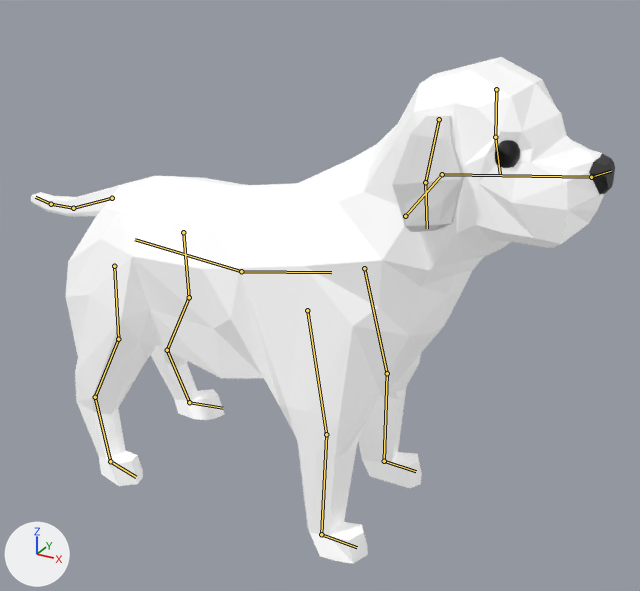
The Blender file Content/Assets/Umbrella/dog_05.blend as it was, and as the next commit left it.
Camera for both pictures: a camera (50 mm lens) standing at (3.21, -3.66, 2.53) and looking at (1.12, 0.13, 0.63). Lighting does not change. The marker at lower left points along +X, +Y and +Z. The bones that bend it are drawn over the model as lines.
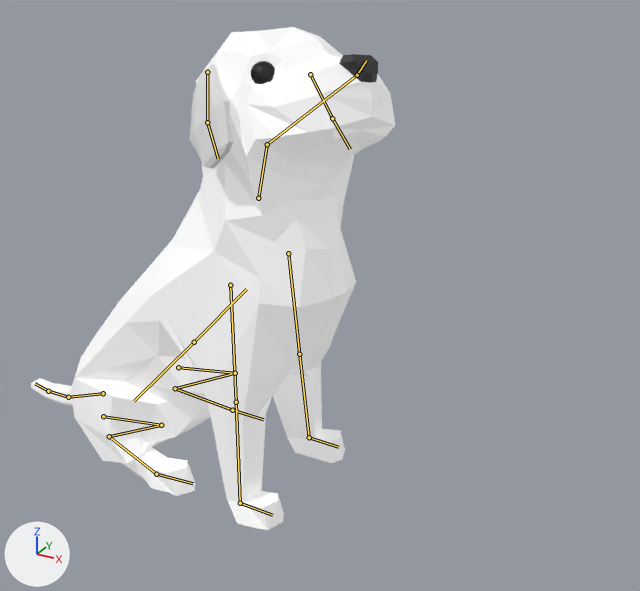
The newer file adds an action. The first version stands in its rest pose; the second is drawn at frame 172 of the action 'sit_wet'.

What the commit changed:
Bone 'Bone.014' (bone_bone_014) moves from (0.0, 0.0, 0.0) to (-0.58, -0.82, 0.0).
Bone 'Bone.014' (bone_bone_014) turns from (0, 0, 0) to (0, 0, 41) degrees about its own x, y and z.
Bone 'Bone.002' (bone_bone_002) turns from (0, 0, 0) to (0, 0, -4) degrees about its own x, y and z.
Bone 'Bone.019' (bone_bone_019) turns from (0, 0, 0) to (22, 7, 29) degrees about its own x, y and z.
Bone 'Bone.030' (bone_bone_030) turns from (0, 0, 0) to (-9, -13, 8) degrees about its own x, y and z.
Bone 'Bone.027' (bone_bone_027) turns from (0, 0, 0) to (34, -3, 5) degrees about its own x, y and z.
Bone 'Bone.006' (bone_bone_006) turns from (0, 0, 0) to (0, 0, 11) degrees about its own x, y and z.
Bone 'Bone.015' (bone_bone_015) turns from (0, 0, 0) to (-9, 0, 0) degrees about its own x, y and z.
Bone 'Bone.016' (bone_bone_016) turns from (0, 0, 0) to (61, 0, 0) degrees about its own x, y and z.
Bone 'Bone.023' (bone_bone_023) moves from (0.0, 0.0, 0.0) to (-0.02, 0.06, -0.01).
Bone 'Bone.023' (bone_bone_023) turns from (0, 0, 0) to (8, 3, 0) degrees about its own x, y and z.
Bone 'Bone.024' (bone_bone_024) turns from (0, 0, 0) to (47, -2, -1) degrees about its own x, y and z.
Bone 'Bone.026' (bone_bone_026) turns from (0, 0, 0) to (6, -1, -8) degrees about its own x, y and z.
Bone 'Bone.039' (bone_bone_039) moves from (0.0, 0.0, 0.0) to (0.04, 0.12, 0.01).
Bone 'Bone.039' (bone_bone_039) turns from (0, 0, 0) to (8, -4, 6) degrees about its own x, y and z.
Bone 'Bone.040' (bone_bone_040) moves from (0.0, 0.0, 0.0) to (0.01, 0.05, -0.09).
Bone 'Bone.040' (bone_bone_040) turns from (0, 0, 0) to (48, -5, -1) degrees about its own x, y and z.
Bone 'Bone.035' (bone_bone_035) moves from (0.0, 0.0, 0.0) to (0.0, 0.83, 0.0).
Bone 'Bone.036' (bone_bone_036) moves from (0.0, 0.0, 0.0) to (-0.13, -0.55, 0.07).
Bone 'Bone.036' (bone_bone_036) turns from (0, 0, 0) to (0, 0, -13) degrees about its own x, y and z.
Bone 'Bone.043' (bone_bone_043) moves from (0.0, 0.0, 0.0) to (0.0, 0.83, 0.0).
Bone 'Bone.045' (bone_bone_045) moves from (0.0, 0.0, 0.0) to (0.11, -0.57, 0.07).
Bone 'Bone.045' (bone_bone_045) turns from (0, 0, 0) to (0, 0, 19) degrees about its own x, y and z.
Bone 'Bone.050' (bone_bone_050) moves from (0.0, 0.0, 0.0) to (-0.71, 0.0, 0.0).

Where the change shows, as pixel boxes [x1, y1, x2, y2] in the pictures (640 x 591 px):
'Cube', posed (38% narrower): before [31, 57, 615, 564]; after [31, 27, 395, 530]
'Cube.001', posed: before [392, 116, 465, 232]; after [189, 64, 233, 168]
bone 'Bone.002', root to tip: before (241, 271) to (331, 272); after (194, 342) to (246, 289)
bone 'Bone.030', root to tip: before (405, 216) to (442, 174); after (258, 198) to (267, 144)
bone 'Bone.006', root to tip: before (241, 271) to (135, 239); after (194, 342) to (134, 401)
bone 'Bone.016', root to tip: before (112, 198) to (73, 208); after (103, 393) to (68, 397)
bone 'Bone.024', root to tip: before (183, 232) to (189, 297); after (178, 367) to (235, 373)
bone 'Bone.026', root to tip: before (167, 350) to (189, 402); after (175, 388) to (232, 410)
bone 'Bone.040', root to tip: before (114, 266) to (118, 339); after (103, 416) to (161, 425)
